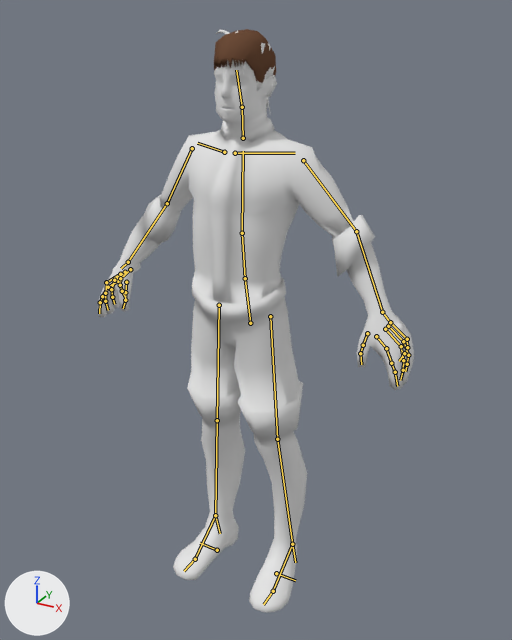
Two versions of the Blender file Assets/legacy/modelosMateriaisTexturas/criatures/NPC/Lance Lutz/NPC2/NPC2_b.blend, one commit apart.
Both versions are drawn from a camera (50 mm lens) standing at (3.35, -5.82, 6.18) and looking at (0.13, 0.05, 3.25). Arrows for +X, +Y and +Z are at lower left; the lights stay in place. The bones that bend it are drawn over the model as lines.

Names of what the first picture shows: 'Low Poly Characte.000', 'Low Poly Characte.001'.
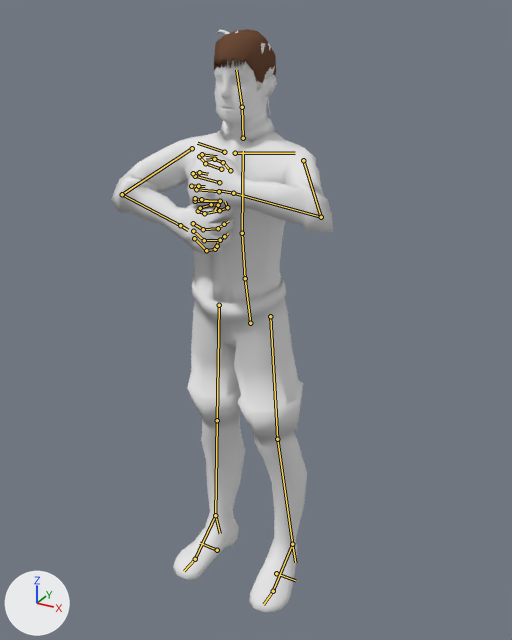
The newer file adds an action. The first version stands in its rest pose; the second is drawn at frame 1 of the action 'estatuaDoPuzzle'.

Boxes [x1, y1, x2, y2] around the edits, measured in the pictures (512 x 640 px):
'Low Poly Characte.000', posed (30% narrower)
    before: [98, 59, 414, 613]
    after: [111, 59, 333, 613]
bone 'upper_arm.L', root to tip
    before: (303, 160) to (356, 231)
    after: (303, 160) to (321, 217)
bone 'forearm.L', root to tip
    before: (356, 231) to (382, 312)
    after: (321, 217) to (233, 193)
bone 'hand.L', root to tip
    before: (382, 312) to (391, 323)
    after: (233, 193) to (219, 190)
bone 'f_index.01.L', root to tip
    before: (386, 348) to (391, 363)
    after: (205, 163) to (199, 156)
bone 'f_index.02.L', root to tip
    before: (391, 363) to (395, 372)
    after: (199, 156) to (202, 154)
bone 'f_index.03.L', root to tip
    before: (395, 372) to (397, 386)
    after: (202, 154) to (217, 156)
bone 'thumb.01.L', root to tip
    before: (367, 333) to (363, 345)
    after: (230, 170) to (223, 162)
bone 'thumb.02.L', root to tip
    before: (363, 345) to (360, 353)
    after: (223, 162) to (214, 159)
bone 'thumb.03.L', root to tip
    before: (360, 353) to (361, 364)
    after: (214, 159) to (206, 160)
bone 'f_middle.01.L', root to tip
    before: (401, 346) to (403, 360)
    after: (195, 176) to (193, 173)
bone 'f_middle.02.L', root to tip
    before: (403, 360) to (403, 370)
    after: (193, 173) to (199, 172)
bone 'f_ring.01.L', root to tip
    before: (403, 341) to (408, 355)
    after: (196, 189) to (191, 186)
bone 'f_ring.02.L', root to tip
    before: (408, 355) to (407, 364)
    after: (191, 186) to (198, 186)
bone 'f_pinky.01.L', root to tip
    before: (407, 339) to (407, 347)
    after: (195, 201) to (195, 198)
bone 'f_pinky.02.L', root to tip
    before: (407, 347) to (404, 353)
    after: (195, 198) to (201, 199)
bone 'upper_arm.R', root to tip
    before: (192, 148) to (167, 203)
    after: (192, 148) to (122, 194)
bone 'forearm.R', root to tip
    before: (167, 203) to (128, 262)
    after: (122, 194) to (180, 225)
bone 'hand.R', root to tip
    before: (128, 262) to (121, 268)
    after: (180, 225) to (188, 230)
bone 'f_index.01.R', root to tip
    before: (108, 287) to (102, 296)
    after: (204, 213) to (219, 210)
bone 'f_index.02.R', root to tip
    before: (102, 296) to (100, 302)
    after: (219, 210) to (227, 207)
bone 'f_index.03.R', root to tip
    before: (100, 302) to (99, 313)
    after: (227, 207) to (225, 201)
bone 'thumb.01.R', root to tip
    before: (126, 282) to (125, 292)
    after: (200, 208) to (211, 204)
bone 'thumb.02.R', root to tip
    before: (125, 292) to (125, 300)
    after: (211, 204) to (218, 205)
bone 'thumb.03.R', root to tip
    before: (125, 300) to (123, 308)
    after: (218, 205) to (214, 210)
bone 'f_middle.01.R', root to tip
    before: (106, 282) to (105, 293)
    after: (203, 229) to (218, 228)
bone 'f_middle.02.R', root to tip
    before: (105, 293) to (105, 301)
    after: (218, 228) to (224, 224)
bone 'f_ring.01.R', root to tip
    before: (114, 280) to (111, 289)
    after: (204, 240) to (220, 240)
bone 'f_ring.02.R', root to tip
    before: (111, 289) to (112, 297)
    after: (220, 240) to (224, 236)
bone 'f_pinky.01.R', root to tip
    before: (120, 278) to (120, 285)
    after: (206, 250) to (215, 249)
bone 'f_pinky.02.R', root to tip
    before: (120, 285) to (122, 291)
    after: (215, 249) to (217, 246)

What the commit changed:
Bone 'upper_arm.L' (bone_upper_arm_l) turns from (0, 0, 0) to (73, -23, -34) degrees about its own x, y and z.
Bone 'forearm.L' (bone_forearm_l) turns from (0, 0, 0) to (22, 4, -107) degrees about its own x, y and z.
Bone 'hand.L' (bone_hand_l) turns from (0, 0, 0) to (6, -11, 7) degrees about its own x, y and z.
Bone 'f_index.01.L' (bone_f_index_01_l) turns from (0, 0, 0) to (38, -3, 9) degrees about its own x, y and z.
Bone 'f_index.02.L' (bone_f_index_02_l) moves from (0.0, 0.0, 0.0) to (0.0, -0.03, 0.03).
Bone 'f_index.02.L' (bone_f_index_02_l) turns from (0, 0, 0) to (31, 2, 8) degrees about its own x, y and z.
Bone 'f_index.03.L' (bone_f_index_03_l) turns from (0, 0, 0) to (48, -2, 21) degrees about its own x, y and z.
Bone 'thumb.01.L' (bone_thumb_01_l) turns from (0, 0, 0) to (-7, 4, 13) degrees about its own x, y and z.
Bone 'thumb.02.L' (bone_thumb_02_l) turns from (0, 0, 0) to (16, 3, -14) degrees about its own x, y and z.
Bone 'thumb.03.L' (bone_thumb_03_l) turns from (0, 0, 0) to (17, 8, -42) degrees about its own x, y and z.
Bone 'f_middle.01.L' (bone_f_middle_01_l) turns from (0, 0, 0) to (38, 8, 8) degrees about its own x, y and z.
Bone 'f_middle.02.L' (bone_f_middle_02_l) moves from (0.0, 0.0, 0.0) to (0.0, 0.01, 0.0).
Bone 'f_middle.02.L' (bone_f_middle_02_l) turns from (0, 0, 0) to (32, 6, -2) degrees about its own x, y and z.
Bone 'f_ring.01.L' (bone_f_ring_01_l) turns from (0, 0, 0) to (39, 8, 4) degrees about its own x, y and z.
Bone 'f_ring.02.L' (bone_f_ring_02_l) moves from (0.0, 0.0, 0.0) to (0.0, 0.01, 0.0).
Bone 'f_ring.02.L' (bone_f_ring_02_l) turns from (0, 0, 0) to (31, 8, -1) degrees about its own x, y and z.
Bone 'f_pinky.01.L' (bone_f_pinky_01_l) turns from (0, 0, 0) to (37, 10, -3) degrees about its own x, y and z.
Bone 'f_pinky.02.L' (bone_f_pinky_02_l) moves from (0.0, 0.0, 0.0) to (-0.01, -0.02, -0.03).
Bone 'f_pinky.02.L' (bone_f_pinky_02_l) turns from (0, 0, 0) to (30, 9, -7) degrees about its own x, y and z.
Bone 'upper_arm.R' (bone_upper_arm_r) turns from (0, 0, 0) to (65, 17, 25) degrees about its own x, y and z.
Bone 'forearm.R' (bone_forearm_r) turns from (0, 0, 0) to (6, -2, 100) degrees about its own x, y and z.
Bone 'hand.R' (bone_hand_r) turns from (0, 0, 0) to (9, 16, -12) degrees about its own x, y and z.
Bone 'f_index.01.R' (bone_f_index_01_r) turns from (0, 0, 0) to (38, 3, -9) degrees about its own x, y and z.
Bone 'f_index.02.R' (bone_f_index_02_r) moves from (0.0, 0.0, 0.0) to (0.0, -0.03, 0.03).
Bone 'f_index.02.R' (bone_f_index_02_r) turns from (0, 0, 0) to (31, -2, -8) degrees about its own x, y and z.
Bone 'f_index.03.R' (bone_f_index_03_r) turns from (0, 0, 0) to (48, 2, -21) degrees about its own x, y and z.
Bone 'thumb.01.R' (bone_thumb_01_r) turns from (0, 0, 0) to (-7, -4, -13) degrees about its own x, y and z.
Bone 'thumb.02.R' (bone_thumb_02_r) turns from (0, 0, 0) to (16, -3, 14) degrees about its own x, y and z.
Bone 'thumb.03.R' (bone_thumb_03_r) turns from (0, 0, 0) to (17, -8, 42) degrees about its own x, y and z.
Bone 'f_middle.01.R' (bone_f_middle_01_r) turns from (0, 0, 0) to (38, -8, -8) degrees about its own x, y and z.
Bone 'f_middle.02.R' (bone_f_middle_02_r) moves from (0.0, 0.0, 0.0) to (0.0, 0.01, 0.0).
Bone 'f_middle.02.R' (bone_f_middle_02_r) turns from (0, 0, 0) to (32, -6, 2) degrees about its own x, y and z.
Bone 'f_ring.01.R' (bone_f_ring_01_r) turns from (0, 0, 0) to (39, -8, -4) degrees about its own x, y and z.
Bone 'f_ring.02.R' (bone_f_ring_02_r) moves from (0.0, 0.0, 0.0) to (0.0, 0.01, 0.0).
Bone 'f_ring.02.R' (bone_f_ring_02_r) turns from (0, 0, 0) to (31, -8, 1) degrees about its own x, y and z.
Bone 'f_pinky.01.R' (bone_f_pinky_01_r) turns from (0, 0, 0) to (37, -10, 3) degrees about its own x, y and z.
Bone 'f_pinky.02.R' (bone_f_pinky_02_r) moves from (0.0, 0.0, 0.0) to (0.01, -0.02, -0.03).
Bone 'f_pinky.02.R' (bone_f_pinky_02_r) turns from (0, 0, 0) to (30, -9, 7) degrees about its own x, y and z.
